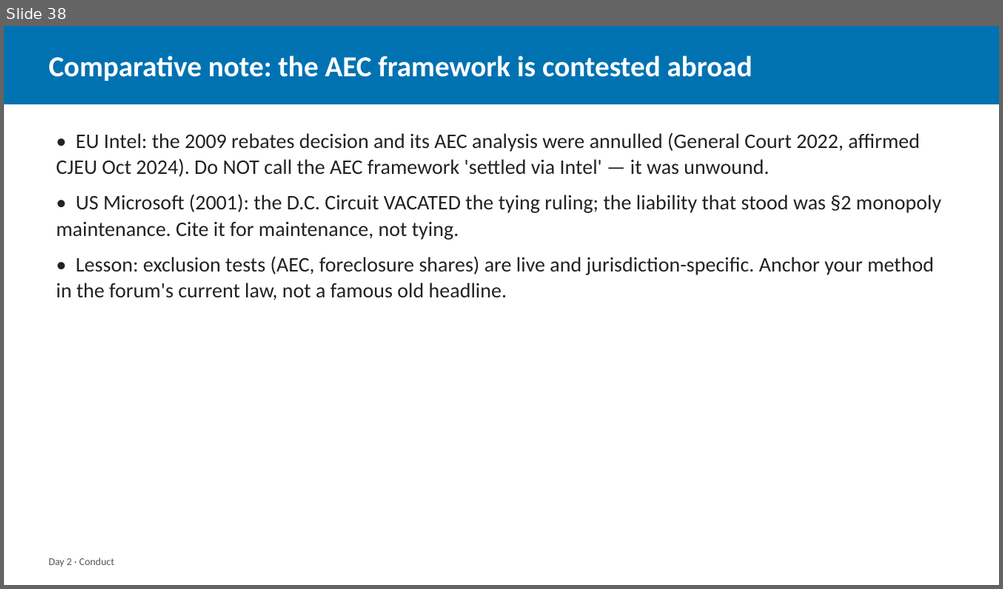
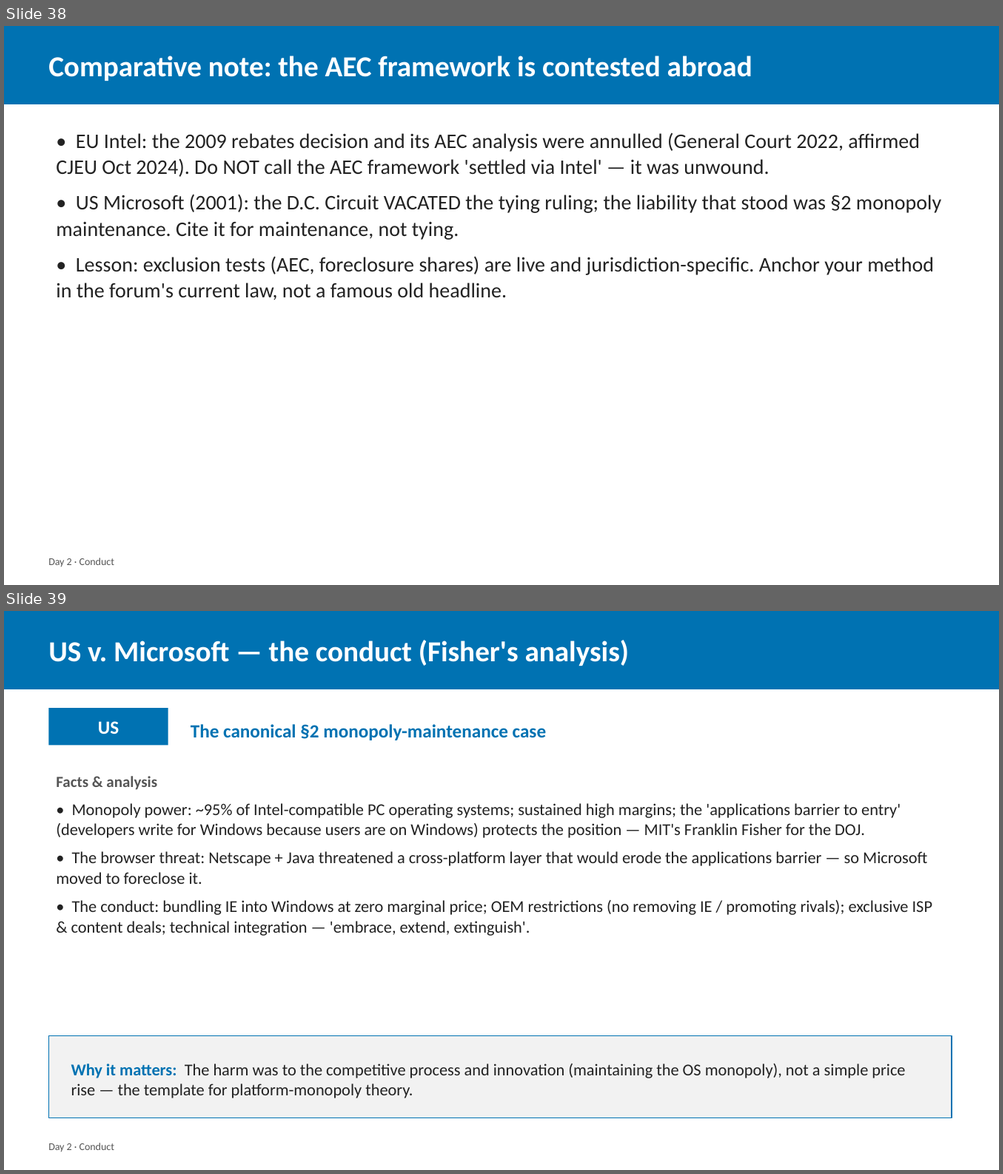
Before and after one commit to laurencehw/antitrust-methods, a slide deck: teaching/slides/day2_conduct.pptx. Shown one above the other, each under a label of ours: slide 38 before the commit, slides 38 and 39 after it. The pictures are 1003x589 and 1003x1174 pixels, drawn with LibreOffice and Linux fonts; fonts in the diff are those of the drawing. Boxes give left, top, right and bottom in pixels: in the first picture for what was removed or moved away, otherwise in the second. Text is boxed around its words. In the diff, an @@ line names an element or a change of style, - is before the commit and + after.

```diff
--- a/teaching/slides/day2_conduct.pptx
+++ b/teaching/slides/day2_conduct.pptx
@@ slide 39 added at [4,611,999,1170], background #FFFFFF @@
@@ rectangle added at [4,611,999,689], fill #0072B2 @@
@@ text added at [48,640,629,666], 28 pt, text #FFFFFF, bold @@
+US v. Microsoft — the conduct (Fisher's analysis)
@@ rectangle added at [48,708,168,745], fill #0072B2 @@
@@ text added at [98,721,119,734], 18 pt, text #FFFFFF, bold @@
+US
@@ text added at [190,724,546,741], 18 pt, text #0072B2, bold @@
+The canonical §2 monopoly-maintenance case
@@ text added at [56,776,932,936], 16 pt, text #222222 @@
+Facts & analysis
+• Monopoly power: ~95% of Intel-compatible PC operating systems; sustained high margins; the 'applications barrier to entry' (developers write for Windows because users are on Windows) protects the position — MIT's Franklin Fisher for the DOJ.
+• The browser threat: Netscape + Java threatened a cross-platform layer that would erode the applications barrier — so Microsoft moved to foreclose it.
+• The conduct: bundling IE into Windows at zero marginal price; OEM restrictions (no removing IE / promoting rivals); exclusive ISP & content deals; technical integration — 'embrace, extend, extinguish'.
@@ rectangle added at [48,1037,951,1119], fill #F2F2F2, outline #0072B2 1 pt @@
@@ text added at [71,1064,905,1099], 16 pt, text #222222 @@
+Why it matters: The harm was to the competitive process and innovation (maintaining the OS monopoly), not a simple price rise — the template for platform-monopoly theory.
@@ text added at [48,1143,114,1152], 10 pt, text #555555 @@
+Day 2 · Conduct
```
Also in this commit, not shown: 1 other slide added, 5 other files.
